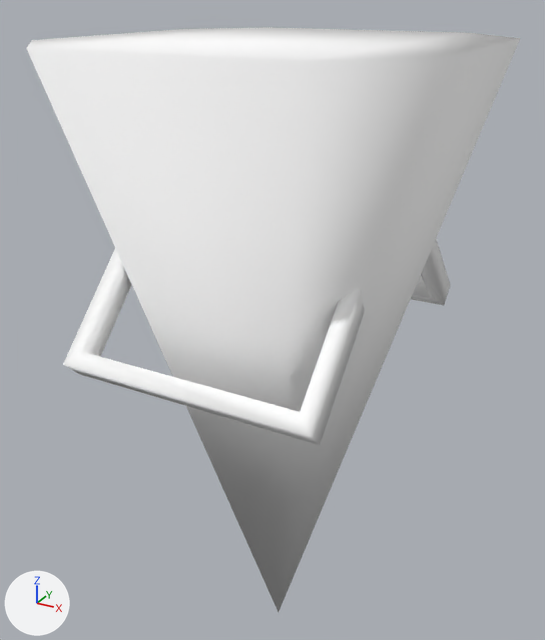
The glTF model public/3d/item/model__item__room.ofs_3676_0/3676kg_gl_ta0.gltf: old version first, new version second.
Before and after are seen from a 50 mm lens placed at (0.873, -1.626, 0.857), pointed at (-0.045, 0.043, 0.022). Arrows for +X, +Y and +Z are at lower left; the lights stay in place. The older version comes first.

In view in the first picture: '3676kg_gl_ta0'.
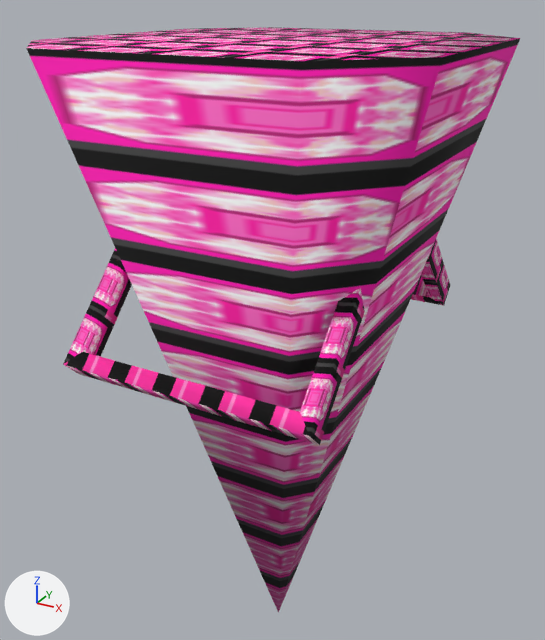
Boxes [x1, y1, x2, y2] around the edits, measured in the pictures (545 x 640 px):
'3676kg_gl_ta0', surface changed (darker): [26, 27, 520, 612] in both

The edits, one by one:
Picture 'gl_ta0_0' (img_gl_ta0_0) is new.
In material 'kg_gl_ta0_0' (mat_kg_gl_ta0_0), base_color is no longer (1.0, 1.0, 1.0), white #ffffff.
In material 'kg_gl_ta0_0' (mat_kg_gl_ta0_0), texture is now set to img_gl_ta0_0.
